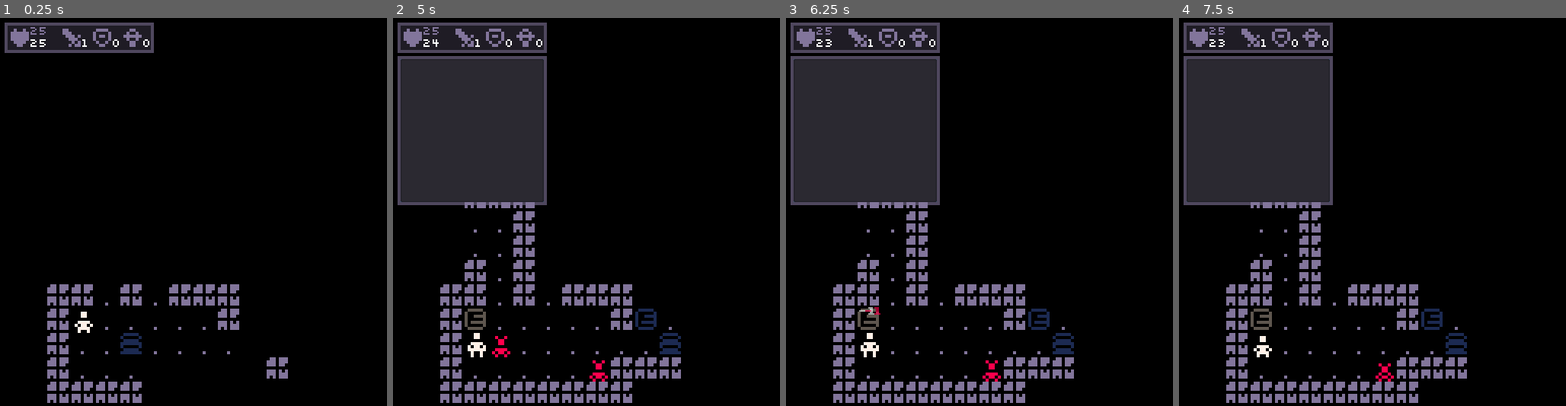
Above: before the commit, frames 1-4 (left to right).
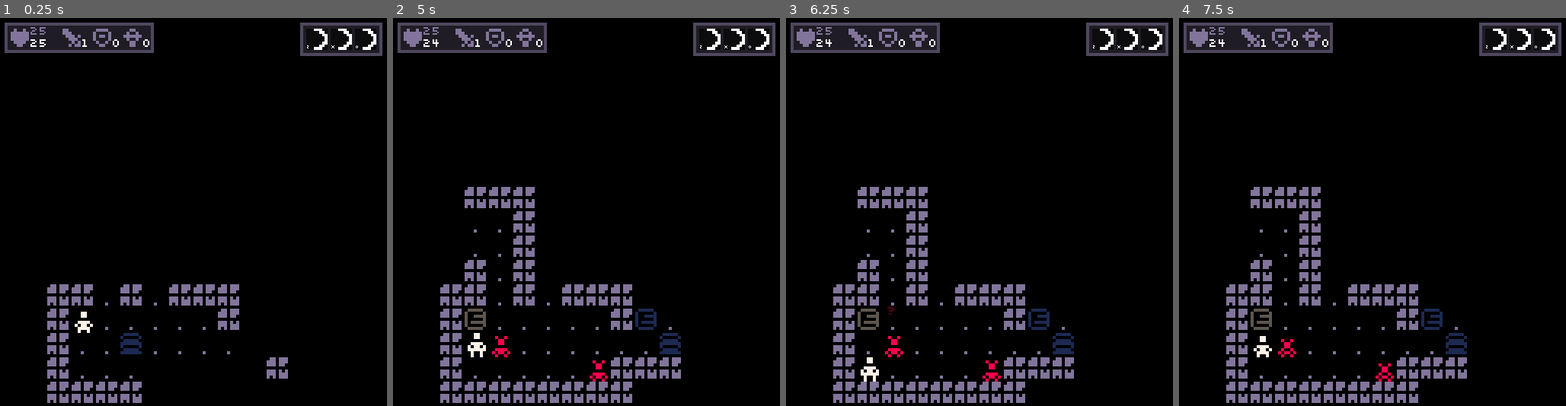
Above: after the commit, the same moments.

Repository: JohnBCoding/Outpost-92
Game: Godot game, scene res://scenes/World.tscn
The game is run twice, just before and just after one commit, with the same random seed, the same clock (stepped at 60 frames per second) and the same inputs.
Inputs:
- Up to frame 1 (0.25 s): no input
- Up to frame 2 (5 s): tap Enter at 0.5 s; hold Right (right) 0.53-1.28 s; hold Down (down) 1.28-2.03 s; hold Right (right) 2.03-2.78 s; hold Up (up) 2.78-3.53 s; hold Left (left) from 3.53 s (still down); tap Caps Lock (inventory) at 4.15 s; tap Escape (ui_cancel) at 4.9 s
- Up to frame 3 (6.25 s): release Left (left) at 5.03 s; hold Down (down) 5.03-5.78 s; tap Z (weapon_skill) at 5.65 s; hold Right (right) from 5.78 s (still down)
- Up to frame 4 (7.5 s): release Right (right) at 6.53 s; hold Up (up) 6.53-7.28 s; hold Right (right) from 7.28 s (still down)

The runs differ from the first frame. In frame 1, 1.2% of the frame differs, in the area x 77-99%, y 1-10%; in frame 2, 16%; in frame 3, 16%, in the area x 1-99%, y 1-94%; in frame 4, 16%.
Error before the commit: Invalid get index 'position' (on base: 'previously freed instance'). (res://scripts/Map.gd:173)
Error after the commit: Attempt to call function '_completed' in base 'previously freed instance' on a null instance. (res://scripts/Player.gd:58)

Commit message:
Further work on skill system, cimpleted skill Windslash, added UI for hot bar

Diff:
--- a/scenes/World.tscn
+++ b/scenes/World.tscn
@@ -21,6 +21,9 @@
 [ext_resource path="res://resources/sprites/map/chest_active.png" type="Texture" id=19]
 [ext_resource path="res://resources/sprites/map/chest_inactive.png" type="Texture" id=20]
 [ext_resource path="res://scripts/Inventory.gd" type="Script" id=21]
+[ext_resource path="res://scripts/TargetingUI.gd" type="Script" id=22]
+[ext_resource path="res://resources/sprites/ui/targeting_pointer.png" type="Texture" id=23]
+[ext_resource path="res://resources/sprites/ui/icons/placeholder.png" type="Texture" id=24]
 
 [sub_resource type="ConvexPolygonShape2D" id=1]
 points = PoolVector2Array( 0, 0, 8, 0, 8, 8, 0, 8 )
@@ -239,6 +242,9 @@
 [sub_resource type="DynamicFont" id=11]
 font_data = ExtResource( 16 )
 
+[sub_resource type="DynamicFont" id=13]
+font_data = ExtResource( 16 )
+
 [sub_resource type="DynamicFont" id=12]
 font_data = ExtResource( 16 )
 
@@ -382,6 +388,105 @@
 __meta__ = {
 "_edit_use_anchors_": false
 }
+
+[node name="Skills" type="ColorRect" parent="UI/Status"]
+margin_left = 97.0
+margin_right = 124.0
+margin_bottom = 11.0
+color = Color( 0.513726, 0.462745, 0.611765, 0.607843 )
+__meta__ = {
+"_edit_use_anchors_": false
+}
+
+[node name="Background" type="ColorRect" parent="UI/Status/Skills"]
+margin_left = 1.0
+margin_top = 1.0
+margin_right = 26.0
+margin_bottom = 10.0
+color = Color( 0, 0, 0, 0.607843 )
+__meta__ = {
+"_edit_use_anchors_": false
+}
+
+[node name="WeaponPanel" type="Panel" parent="UI/Status/Skills/Background"]
+self_modulate = Color( 0, 0, 0, 0.607843 )
+margin_left = 1.0
+margin_top = 1.0
+margin_right = 8.0
+margin_bottom = 8.0
+__meta__ = {
+"_edit_use_anchors_": false
+}
+
+[node name="WeaponLabel" type="Label" parent="UI/Status/Skills/Background/WeaponPanel"]
+margin_top = 5.0
+margin_right = 20.0
+margin_bottom = 25.0
+rect_scale = Vector2( 0.1, 0.1 )
+custom_fonts/font = SubResource( 13 )
+text = "z"
+__meta__ = {
+"_edit_use_anchors_": false
+}
+
+[node name="WeaponSprite" type="Sprite" parent="UI/Status/Skills/Background/WeaponPanel"]
+position = Vector2( 3.5, 3.5 )
+scale = Vector2( 0.875, 0.875 )
+texture = ExtResource( 24 )
+
+[node name="ArmorPanel" type="Panel" parent="UI/Status/Skills/Background"]
+self_modulate = Color( 0, 0, 0, 0.607843 )
+margin_left = 9.0
+margin_top = 1.0
+margin_right = 16.0
+margin_bottom = 8.0
+__meta__ = {
+"_edit_use_anchors_": false
+}
+
+[node name="WeaponLabel2" type="Label" parent="UI/Status/Skills/Background/ArmorPanel"]
+margin_top = 5.0
+margin_right = 20.0
+margin_bottom = 25.0
+rect_scale = Vector2( 0.1, 0.1 )
+custom_fonts/font = SubResource( 13 )
+text = "x"
+valign = 1
+__meta__ = {
+"_edit_use_anchors_": false
+}
+
+[node name="ArmorSprite" type="Sprite" parent="UI/Status/Skills/Background/ArmorPanel"]
+position = Vector2( 3.5, 3.5 )
+scale = Vector2( 0.875, 0.875 )
+texture = ExtResource( 24 )
+
+[node name="UtilityPanel" type="Panel" parent="UI/Status/Skills/Background"]
+self_modulate = Color( 0, 0, 0, 0.607843 )
+margin_left = 17.0
+margin_top = 1.0
+margin_right = 24.0
+margin_bottom = 8.0
+__meta__ = {
+"_edit_use_anchors_": false
+}
+
+[node name="UtilityLabel" type="Label" parent="UI/Status/Skills/Background/UtilityPanel"]
+margin_top = 5.0
+margin_right = 20.0
+margin_bottom = 25.0
+rect_scale = Vector2( 0.1, 0.1 )
+custom_fonts/font = SubResource( 13 )
+text = "c"
+valign = 1
+__meta__ = {
+"_edit_use_anchors_": false
+}
+
+[node name="UtilitySprite" type="Sprite" parent="UI/Status/Skills/Background/UtilityPanel"]
+position = Vector2( 3.5, 3.5 )
+scale = Vector2( 0.875, 0.875 )
+texture = ExtResource( 24 )
 
 [node name="Inventory" type="ColorRect" parent="UI"]
 margin_left = 2.0
@@ -424,3 +529,36 @@
 __meta__ = {
 "_edit_use_anchors_": false
 }
+
+[node name="Targeting" type="CenterContainer" parent="UI"]
+visible = false
+margin_right = 40.0
+margin_bottom = 40.0
+rect_scale = Vector2( 0.5, 0.5 )
+script = ExtResource( 22 )
+__meta__ = {
+"_edit_use_anchors_": false
+}
+
+[node name="UP" type="Sprite" parent="UI/Targeting"]
+modulate = Color( 1, 1, 1, 0.607843 )
+position = Vector2( 0, -10 )
+rotation = 4.71239
+texture = ExtResource( 23 )
+
+[node name="Right" type="Sprite" parent="UI/Targeting"]
+modulate = Color( 1, 1, 1, 0.607843 )
+position = Vector2( 8, 0 )
+texture = ExtResource( 23 )
+
+[node name="Down" type="Sprite" parent="UI/Targeting"]
+modulate = Color( 1, 1, 1, 0.607843 )
+position = Vector2( 0, 10 )
+rotation = 1.5708
+texture = ExtResource( 23 )
+
+[node name="Left" type="Sprite" parent="UI/Targeting"]
+modulate = Color( 1, 1, 1, 0.607843 )
+position = Vector2( -8, 0 )
+rotation = 3.14159
+texture = ExtResource( 23 )
--- a/scenes/skills/WindSlash.tscn
+++ b/scenes/skills/WindSlash.tscn
@@ -6,7 +6,18 @@
 [sub_resource type="RectangleShape2D" id=1]
 extents = Vector2( 1, 1 )
 
+[sub_resource type="ParticlesMaterial" id=2]
+lifetime_randomness = 1.0
+flag_disable_z = true
+direction = Vector3( 0, 0, 0 )
+spread = 0.0
+gravity = Vector3( 0, 0, 0 )
+initial_velocity = -25.0
+orbit_velocity = 0.0
+orbit_velocity_random = 0.0
+
 [node name="WindSlash" type="Area2D"]
+scale = Vector2( 0.75, 0.75 )
 z_index = 2
 collision_layer = 4
 script = ExtResource( 2 )
@@ -15,8 +26,18 @@
 shape = SubResource( 1 )
 
 [node name="Sprite" type="Sprite" parent="."]
+position = Vector2( -1.78814e-07, 0 )
 texture = ExtResource( 1 )
 
-[node name="Tween" type="Tween" parent="."]
+[node name="TweenDir" type="Tween" parent="."]
+
+[node name="TweenA" type="Tween" parent="."]
+
+[node name="Particles2D" type="Particles2D" parent="."]
+position = Vector2( 2, 0 )
+amount = 20
+lifetime = 5.0
+speed_scale = 2.0
+process_material = SubResource( 2 )
+texture = ExtResource( 1 )
 [connection signal="area_entered" from="." to="." method="_on_WindSlash_area_entered"]
-[connection signal="tween_all_completed" from="Tween" to="." method="_on_Tween_tween_all_completed"]
--- a/scripts/AudioManager.gd
+++ b/scripts/AudioManager.gd
@@ -1,10 +1,30 @@
 extends AudioStreamPlayer
 
 # load sounds
-var walk_effect = preload("res://resources/audio/effects/walk.wav")
-var bump_effect = preload("res://resources/audio/effects/wall_bump.wav")
-var chest_open_effect = preload("res://resources/audio/effects/chest_open.wav")
-var door_open_effect = preload("res://resources/audio/effects/door_open.wav")
-var destroyable_effect = preload("res://resources/audio/effects/destroyable.wav")
-var basic_attack_effect = preload("res://resources/audio/effects/basic_attack.wav")
-var item_pickup_effect = preload("res://resources/audio/effects/item_pickup.wav")
+var effects = {
+	"walk": preload("res://resources/audio/effects/walk.wav"),
+	"bump": preload("res://resources/audio/effects/wall_bump.wav"),
+	"chest_open": preload("res://resources/audio/effects/chest_open.wav"),
+	"door_open": preload("res://resources/audio/effects/door_open.wav"),
+	"destroyable": preload("res://resources/audio/effects/destroyable.wav"),
+	"basic_attack": preload("res://resources/audio/effects/basic_attack.wav"),
+	"item_pickup": preload("res://resources/audio/effects/item_pickup.wav"),
+	"skills": {
+		"windslash_use": preload("res://resources/audio/effects/skills/windslash_use.wav"),
+		"windslash_hit": preload("res://resources/audio/effects/skills/windslash_hit.wav")
+	}
+
+}
+
+
+func play_effect(effect):
+	if playing:
+		yield(self, "finished")
+	stream = effects[effect]
+	play()
+
+func play_skill_effect(effect):
+	if playing:
+		stop()
+	stream = effects["skills"][effect]
+	play()
--- a/scripts/Entity.gd
+++ b/scripts/Entity.gd
@@ -11,6 +11,7 @@
 const Skills = {
 	"windslash": preload("res://scenes/skills/WindSlash.tscn")
 }
+var active_skill = null
 
 # Movement
 onready var movement_ray = $MovementRay
@@ -49,6 +50,15 @@
 		modulate = Color(1, 1, 1)
 		hit = false
 
+func end_turn():
+	can_act = false
+	if tween.is_active():
+		yield($Tween, "tween_all_completed")
+	if active_skill:
+		yield(active_skill._completed(), "completed")
+	yield(get_tree().create_timer(.01), "timeout")
+	get_parent().get_turn()
+
 func take_damage(damage):
 	damage = damage - stats.defense
 	create_hit_effect()
@@ -69,8 +79,7 @@
 	movement_ray.cast_to = dir * config.tile_size
 	movement_ray.force_raycast_update()
 	if !movement_ray.is_colliding():
-		audio.stream = audio.walk_effect
-		audio.play()
+		audio.play_effect("walk")
 		move_tween(dir)
 	else:
 		emit_signal("bumped_something", position, movement_ray)
--- a/scripts/Item.gd
+++ b/scripts/Item.gd
@@ -45,8 +45,7 @@
 		var area_tile = vis_map.world_to_map(area.position)
 		var item_tile = vis_map.world_to_map(position)
 		if area_tile == item_tile:
-			audio.stream = audio.item_pickup_effect
-			audio.play()
+			audio.play_effect("item_pickup")
 			add_item_to_inventory(area)
 
 func _on_Item_area_exited(area):
--- a/scripts/Map.gd
+++ b/scripts/Map.gd
@@ -170,9 +170,10 @@
 
 		# Check if mob is blocking a point, if so, disable it.
 		for mob in mobs:
-			if mob.position == (point * config.tile_size):
-				astar.set_point_disabled(point_index, true)
-				break
+			if mob:
+				if mob.position == (point * config.tile_size):
+					astar.set_point_disabled(point_index, true)
+					break
 
 func calculate_point_index(point):
 	return point.x + config.MAP_WIDTH * point.y
--- a/scripts/Mob.gd
+++ b/scripts/Mob.gd
@@ -33,8 +33,7 @@
 		player.take_damage(stats.attack)
 		position += -dir * config.tile_size
 		bump_tween(dir)
-		audio.stream = audio.basic_attack_effect
-		audio.play()
+		audio.play_effect("basic_attack")
 	elif distance <= 4:
 		# Get path indexs
 		var start_index = tile_map.calculate_point_index(position / config.tile_size)
--- a/scripts/Player.gd
+++ b/scripts/Player.gd
@@ -4,6 +4,7 @@
 onready var vis_map = get_parent().get_node("VisibilityMap")
 
 var input_buffer = []
+onready var States = get_parent().States
 signal toggle_inventory(new_inventory, new_equipped)
 
 func _ready():
@@ -28,27 +29,31 @@
 				if len(input_buffer) > 3:
 					input_buffer.pop_front()
 				return
-			move_entity(config.inputs["movement"][dir])
+
+			if get_parent().state == States.Targeting:
+				var skill = Skills["windslash"].instance()
+				var scene = get_tree().current_scene
+				skill.position = Vector2(position.x + (config.tile_size/2), position.y + (config.tile_size/2))
+				skill.direction = config.inputs["movement"][dir]
+				scene.add_child(skill)
+				active_skill = skill
+				get_parent().change_state(States.Targeting)
+			else:
+				move_entity(config.inputs["movement"][dir])
 			end_turn()
 
 	if event.is_action_pressed("inventory"):
-		emit_signal("toggle_inventory", inventory, equipped)
+		if get_parent().state == States.Main or get_parent().state == States.Inventory:
+			get_parent().change_state(States.Inventory)
+			emit_signal("toggle_inventory", inventory, equipped)
 
 	elif event.is_action_pressed("weapon_skill"):
-		if can_act:
-			var skill = Skills["windslash"].instance()
-			var scene = get_tree().current_scene
-			skill.position = Vector2(position.x + (config.tile_size/2), position.y + (config.tile_size/2))
-			scene.add_child(skill)
-			end_turn()
+		if can_act && (get_parent().state == States.Main or get_parent().state == States.Targeting):
+			get_parent().change_state(States.Targeting)
 
-
-func end_turn():
-	can_act = false
-	if tween.is_active():
-		yield($Tween, "tween_all_completed")
-	yield(get_tree().create_timer(.01), "timeout")
-	get_parent().get_turn()
+	elif event.is_action_pressed("ui_cancel"):
+		get_parent().change_state(States.Main)
+		emit_signal("toggle_inventory", inventory, equipped)
 
 func update_visuals():
 	yield(get_tree().create_timer(.15), "timeout")
--- /dev/null
+++ b/scripts/TargetingUI.gd
@@ -0,0 +1,11 @@
+extends CenterContainer
+
+onready var root = get_node("/root/World")
+
+func _process(_delta):
+
+	if root.state == root.States.Targeting:
+		visible = true
+		rect_position = Vector2(root.player.position.x + 4, root.player.position.y + 4)
+	else:
+		visible = false
--- a/scripts/World.gd
+++ b/scripts/World.gd
@@ -16,7 +16,8 @@
 
 enum States {
 	Main,
-	Inventory
+	Inventory,
+	Targeting
 }
 
 # Turn system
@@ -27,6 +28,7 @@
 		return false
 var turns = []
 var current_turn = null
+var prev_state = States.Main
 var state = States.Main
 
 func get_turn():
@@ -77,6 +79,13 @@
 		ui_status.set_global_position(Vector2(2, 2))
 		ui_inventory.set_global_position(Vector2(2, 13))
 
+func change_state(new_state):
+	if state == new_state:
+		state = prev_state
+	else:
+		prev_state = state
+		state = new_state
+
 #### Signals
 func _on_Player_bumped_something(entity_pos, ray):
 	var collision_pos = ray.get_collision_normal()
@@ -88,8 +97,7 @@
 		tile_pos -= collision_pos
 		handle_bumped_tile(tile_pos)
 	elif collider.is_in_group("mobs"):
-		audio.stream = audio.basic_attack_effect
-		audio.play()
+		audio.play_effect("basic_attack")
 		collider.take_damage(player.stats.attack)
 
 
@@ -98,32 +106,25 @@
 
 	match tile:
 		tile_map.TileType.WALL:
-			audio.stream = audio.bump_effect
-			audio.play()
+			audio.play_effect("bump")
 		tile_map.TileType.STAIRS_INACTIVE:
-			audio.stream = audio.bump_effect
-			audio.play()
+			audio.play_effect("bump")
 		tile_map.TileType.STAIRS_ACTIVE:
-			audio.stream = audio.bump_effect
-			audio.play()
+			audio.play_effect("bump")
 			yield($Player/Tween, "tween_all_completed")
 			goto_new_level()
 		tile_map.TileType.DOOR:
 			tile_map.set_cell(tile_pos[0], tile_pos[1], 1)
-			audio.stream = audio.door_open_effect
-			audio.play()
+			audio.play_effect("door_open")
 		tile_map.TileType.BARREL:
 			tile_map.set_cell(tile_pos[0], tile_pos[1], 1)
-			audio.stream = audio.destroyable_effect
-			audio.play()
+			audio.play_effect("destroyable")
 		tile_map.TileType.TRASH:
 			tile_map.set_cell(tile_pos[0], tile_pos[1], 1)
-			audio.stream = audio.destroyable_effect
-			audio.play()
+			audio.play_effect("destroyable")
 		tile_map.TileType.CHEST_ACTIVE:
 			tile_map.set_cell(tile_pos[0], tile_pos[1], tile_map.TileType.CHEST_ACTIVE+1)
-			audio.stream = audio.chest_open_effect
-			audio.play()
+			audio.play_effect("chest_open")
 
 func goto_new_level():
 	tile_map.reset_map()
--- a/scripts/skills/WindSlash.gd
+++ b/scripts/skills/WindSlash.gd
@@ -1,24 +1,35 @@
 extends Area2D
 
-onready var tween = $Tween
+onready var audio = $"/root/AudioManager"
+onready var tween_dir = $TweenDir
+onready var tween_a = $TweenA
 
 var direction = Vector2.UP
 var skill_user = "Player"
 var power = 1
+var damage = 2 + power
 var distance = 1 + power
+var cooldown = 5
 
 func _ready():
 	rotation = direction.angle()
+	audio.play_skill_effect("windslash_use")
 
 	var movement = (distance * direction)*8
 	var end_position = Vector2(position.x + movement.x, position.y + movement.y)
-	tween.interpolate_property(self, "position", position, end_position,
-	1.0/8, Tween.TRANS_BOUNCE, Tween.EASE_IN_OUT)
-	tween.start()
+	tween_dir.interpolate_property(self, "position", position, end_position,
+	1.0/4, Tween.TRANS_SINE, Tween.EASE_OUT)
+	tween_dir.start()
+	tween_a.interpolate_property(self, "modulate:a",
+			1.0, 0.2, .1 * distance,
+			Tween.TRANS_LINEAR, Tween.EASE_IN_OUT)
+	tween_a.start()
 
 func _on_WindSlash_area_entered(area):
 	if area.name != skill_user:
-		area.take_damage(power)
+		audio.play_skill_effect("windslash_hit")
+		area.take_damage(damage)
 
-func _on_Tween_tween_all_completed():
+func _completed():
+	yield($TweenDir, "tween_all_completed")
 	queue_free()
Not shown, added: resources/audio/effects/skills/windslash_hit.wav.import
Not shown, added: resources/audio/effects/skills/windslash_hitt.wav.import
Not shown, added: resources/audio/effects/skills/windslash_use.wav.import
Binary file added: resources/sprites/ui/icons/placeholder.png
Not shown, added: resources/sprites/ui/icons/placeholder.png.import
Binary file added: resources/sprites/ui/targeting_pointer.png
Not shown, added: resources/sprites/ui/targeting_pointer.png.import
Not shown: 1 places in scenes/World.tscn that only renumber resources
Not shown: 1 places in scenes/skills/WindSlash.tscn that only renumber resources
Not shown, added: resources/audio/effects/skills/windslash_hit.wav
Not shown, added: resources/audio/effects/skills/windslash_use.wav
